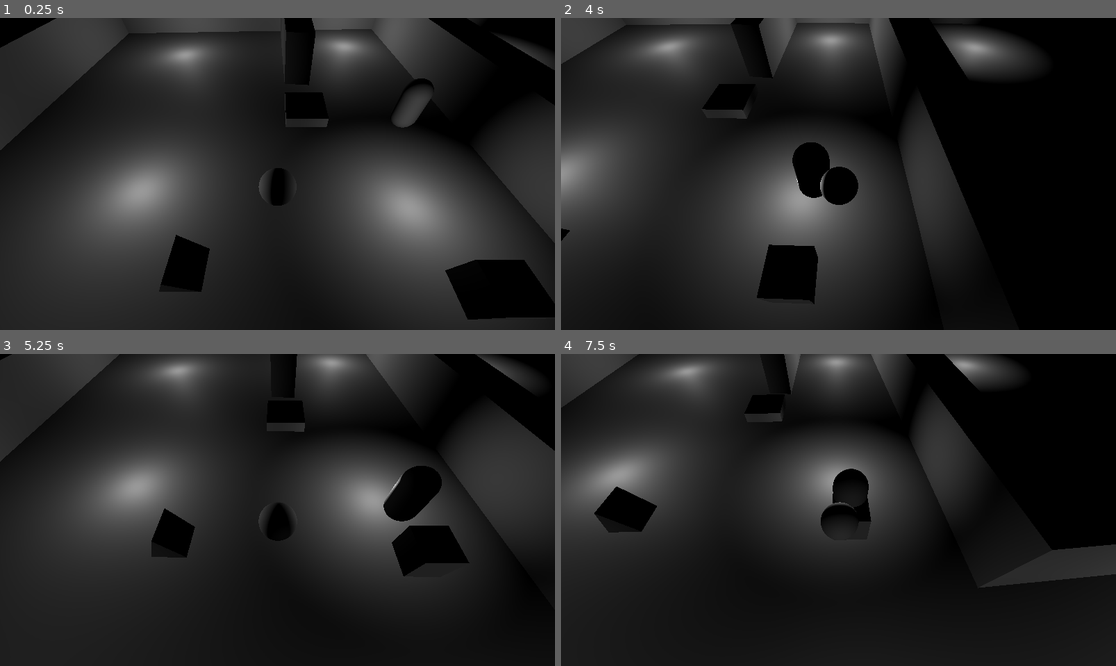
Above: before the commit, frames 1-4 (two rows, left to right).
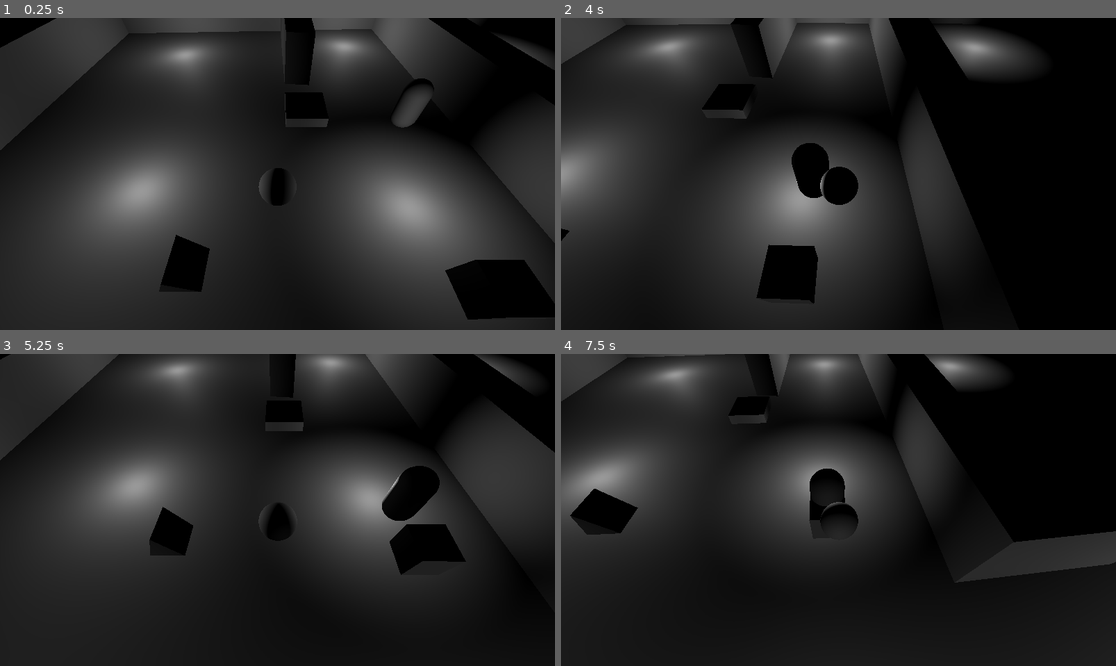
Above: after the commit, the same moments.

Repository: JosephCatrambone/GodotStation13
Game: Godot game, scene res://scenes/main_game.tscn
The game is run twice, just before and just after one commit, with the same random seed, the same clock (stepped at 60 frames per second) and the same inputs.
Inputs:
- Up to frame 1 (0.25 s): no input
- Up to frame 2 (4 s): hold D (move_right) 0.53-1.28 s; tap E (interact) every 0.75 s from 0.6 to 3.6 s; hold S (move_down) 1.28-2.03 s; hold D (move_right) 2.03-2.78 s; hold W (move_up) 2.78-3.53 s; hold A (move_left) from 3.53 s (still down)
- Up to frame 3 (5.25 s): tap E (interact) at 4.35, 5.1 s; release A (move_left) at 5.03 s; hold S (move_down) from 5.03 s (still down)
- Up to frame 4 (7.5 s): release S (move_down) at 5.78 s; hold D (move_right) 5.78-6.53 s; tap E (interact) at 5.85, 6.6, 7.35 s; hold W (move_up) 6.53-7.28 s; hold D (move_right) from 7.28 s (still down)

The runs differ from the first frame. In frame 2, 0.1% of the frame differs, in the area x 0-74%, y 0-92%; in frame 3, 0.8%; in frame 4, 9.5%, in the area x 0-100%, y 0-76%.

Commit message:
Fix 'look at' and move in direction.

Diff:
--- a/components/component.gd
+++ b/components/component.gd
@@ -1 +1 @@
-class_name Component extends Node
+class_name Component extends Node3D
--- a/components/face_direction_of_movement.gd
+++ b/components/face_direction_of_movement.gd
@@ -1,24 +1,32 @@
 extends Component
 
+var enable: bool = true
 var previous_position: Vector3
+var ignore_delta_y: bool = true
 
 func _process(delta: float) -> void:
 	# TODO: This whole approach isn't great.  Find something smarter.
+	if not self.enable:
+		return
 
 	var p = self.get_parent()
+	var look_shift: Vector3
 	if p.is_class("CharacterBody3D") or p.is_class("RigidBody3D"):
 		# This multiplies by delta, so the speed needs to be much higher.
 		var p2: CharacterBody3D = p
 		#var direction = atan2(p2.velocity.z, p2.velocity.x)
-		if p2.velocity.length_squared() > 1e-6:
-			p2.global_transform = p2.global_transform.looking_at(self.global_position - p2.velocity)
+		look_shift = p2.velocity
 	elif p.is_class("PhysicsBody3D"):
 		var p2: PhysicsBody3D = p
-		if p2.motion.length_squared() > 1e-6:
-			p2.global_transform = p2.global_transform.looking_at(self.global_position - p2.motion)
+		look_shift = p2.motion
 	elif p.is_class("Node3D"):
 		var p2: Node3D = p
 		var delta_position = p2.global_position - previous_position
-		if delta_position.length_squared() > 1e-6:
-			p2.global_transform = p2.global_transform.looking_at(self.global_position - delta_position)
+		look_shift = delta_position
 		self.previous_position = p2.global_position
+
+	if self.ignore_delta_y:
+		look_shift.y = 0.0
+
+	if look_shift.length_squared() > 1e-6:
+		p.global_transform = p.global_transform.looking_at(self.global_position - look_shift)
--- a/components/keyboard_movement_camera_relative.gd
+++ b/components/keyboard_movement_camera_relative.gd
@@ -1,6 +1,8 @@
 extends Component
 
-@export var movement_speed: float = 1.0
+@export var walk_speed: float = 1.0
+@export var can_run: bool = true
+@export var run_speed: float = 2.0
 
 
 func _process(delta: float) -> void:
@@ -16,15 +18,19 @@
 	projected_movement.y = 0
 	var movement_vector = projected_movement.normalized()
 
+	var speed = self.walk_speed
+	if Input.is_action_pressed("run"):
+		speed = self.run_speed
+
 	var p = self.get_parent()
 	if p.is_class("CharacterBody3D") or p.is_class("RigidBody3D"):
 		# This multiplies by delta, so the speed needs to be much higher.
 		var p2: CharacterBody3D = p
-		p2.velocity = movement_vector * movement_speed
+		p2.velocity = movement_vector * speed
 		p2.move_and_slide()
 	elif p.is_class("PhysicsBody3D"):
 		var p2: PhysicsBody3D = p
-		p2.move_and_collide(movement_vector * movement_speed)
+		p2.move_and_collide(movement_vector * speed)
 	elif p.is_class("Node3D"):
 		var p2: Node3D = p
-		p2.global_translate(movement_vector * delta * movement_speed)
+		p2.global_translate(movement_vector * delta * speed)
